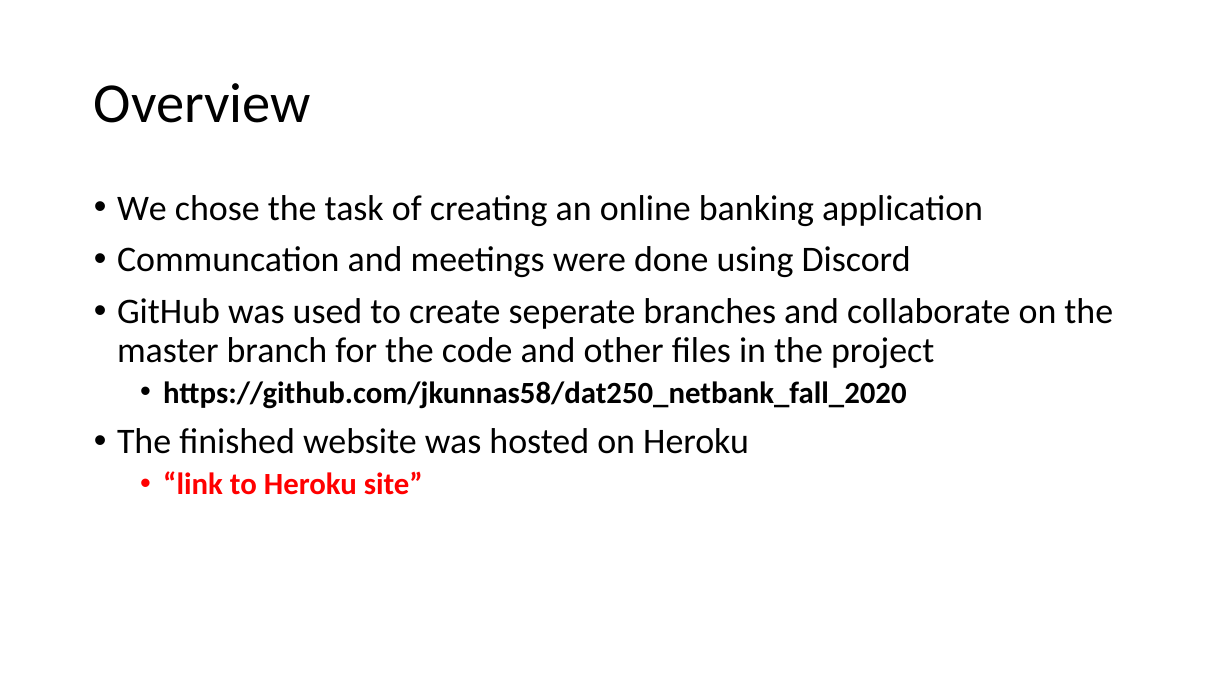
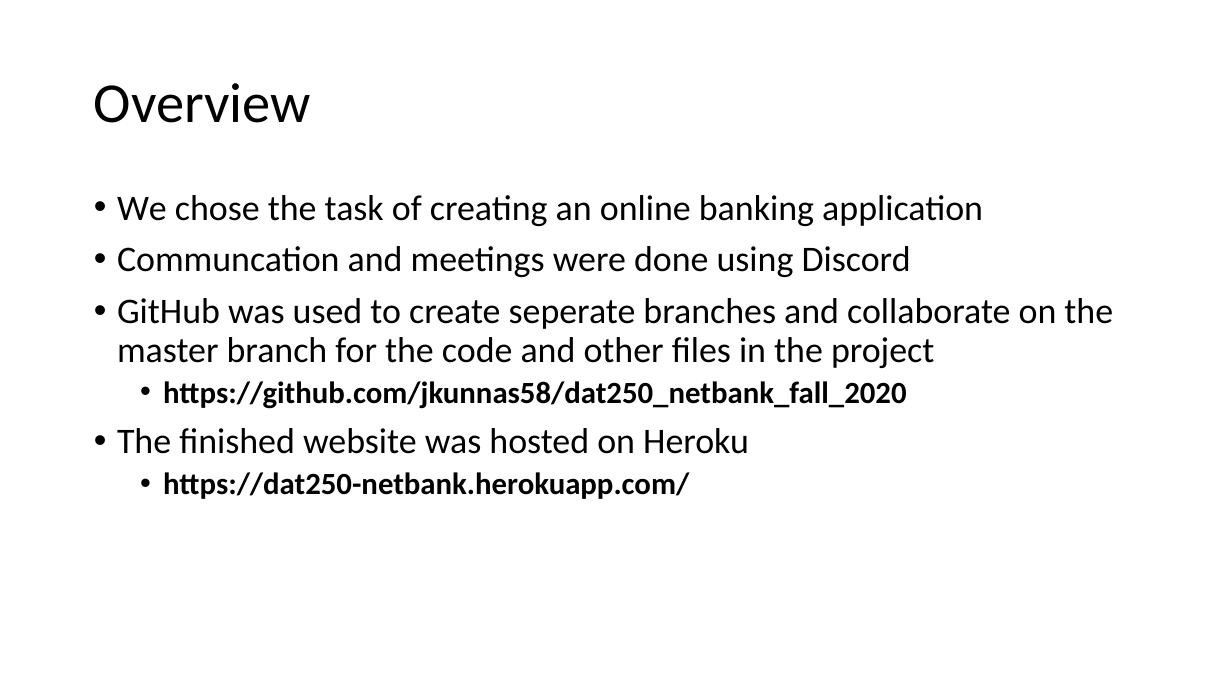
Before and after one commit to jkunnas58/dat250_netbank_fall_2020, a slide deck: slide 3 of Project_report_group_9.pptx. Drawn at 1232x693 pixels with LibreOffice and Linux fonts; fonts in the diff are those of the drawing. Boxes give left, top, right and bottom in pixels: in the first picture for what was removed or moved away, otherwise in the second. Text is boxed around its words. In the diff, an @@ line names an element or a change of style, - is before the commit and + after.

```diff
--- a/Project_report_group_9.pptx
+++ b/Project_report_group_9.pptx
@@ text at (163, 472, 689, 499): text changed; text colour #FF0000 to #000000 @@
-  • “link to Heroku site”
+  • https://dat250-netbank.herokuapp.com/
```
Also in this commit, not shown: 7 other slides changed.
